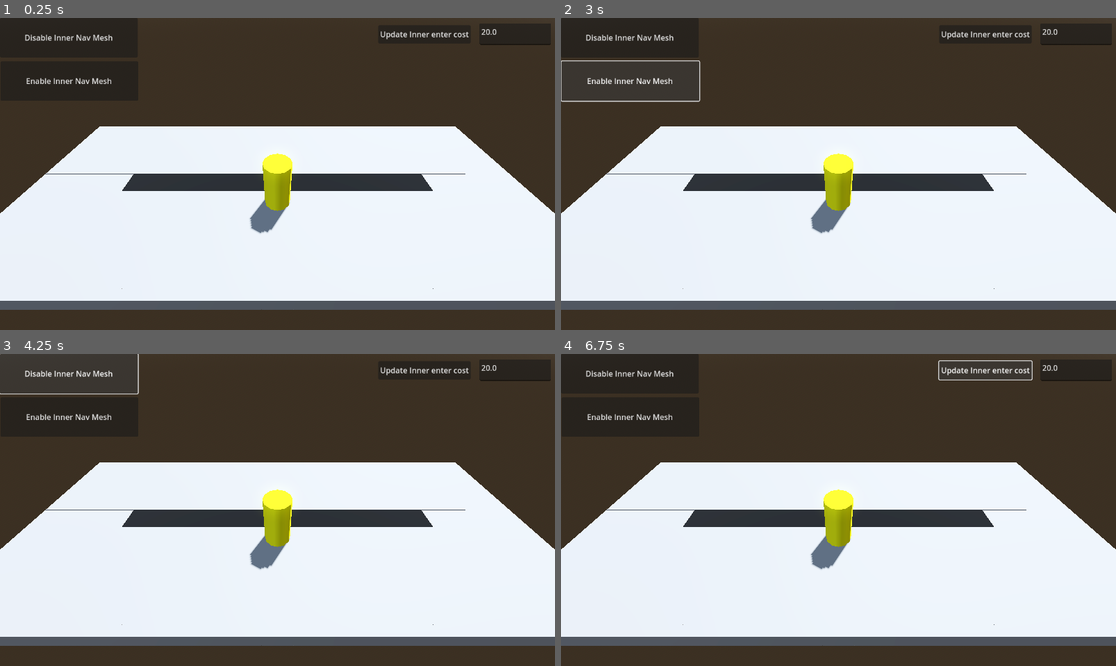
Above: before the commit, frames 1-4 (two rows, left to right).
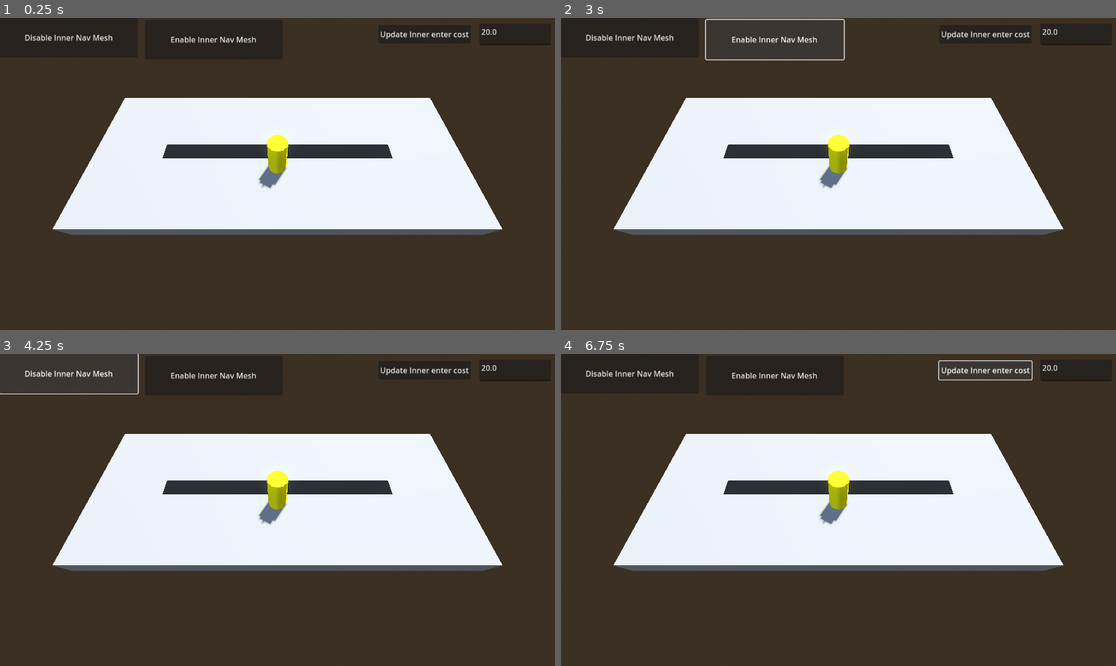
Above: after the commit, the same moments.

Repository: problematik/godot_nav_demo
Game: Godot game, scene res://nav_test.tscn
Two runs of this game, one before a commit and one after it. Both use one fixed random seed, a clock stepped at 60 frames per second and the inputs below.
Inputs:
- Up to frame 1 (0.25 s): no input
- Up to frame 2 (3 s): click "Update Inner enter cost" at 0.5 s; click "Update Inner enter cost" at 1.25 s; click "Disable Inner Nav Mesh" at 2 s; click "Enable Inner Nav Mesh" at 2.75 s
- Up to frame 3 (4.25 s): click "Disable Inner Nav Mesh" at 3.5 s
- Up to frame 4 (6.75 s): click "Enable Inner Nav Mesh" at 4.25 s; click "Disable Inner Nav Mesh" at 5 s; click "Enable Inner Nav Mesh" at 5.75 s; click "Update Inner enter cost" at 6.5 s

The runs differ from the first frame. In frame 1, 42% of the frame differs, in the area x 0-100%, y 6-94%; in frame 2, 42%, in the area x 0-100%, y 0-94%; in frame 3, 42%; in frame 4, 42%.

Commit message:
Move camera

Diff:
--- a/nav_test.tscn
+++ b/nav_test.tscn
@@ -39,8 +39,7 @@
 shadow_enabled = true
 
 [node name="Camera3D" type="Camera3D" parent="."]
-transform = Transform3D(1, 0, 0, 0, 0.707107, 0.707107, 0, -0.707107, 0.707107, 4, 7, 5)
-metadata/_edit_lock_ = true
+transform = Transform3D(1, 0, 0, 0, 0.5, 0.866025, 0, -0.866025, 0.5, 4, 10, 6)
 
 [node name="TestUnit" parent="." instance=ExtResource("3_g4i7p")]
 transform = Transform3D(1, 0, 0, 0, 1, 0, 0, 0, 1, 4, 1.5, 0)
@@ -629,10 +628,10 @@
 text = "Disable Inner Nav Mesh"
 
 [node name="Enable" type="Button" parent="."]
-offset_left = 1.0
-offset_top = 90.0
-offset_right = 287.0
-offset_bottom = 172.0
+offset_left = 301.0
+offset_top = 4.0
+offset_right = 587.0
+offset_bottom = 86.0
 text = "Enable Inner Nav Mesh"
 
 [node name="Timer" type="Timer" parent="."]
